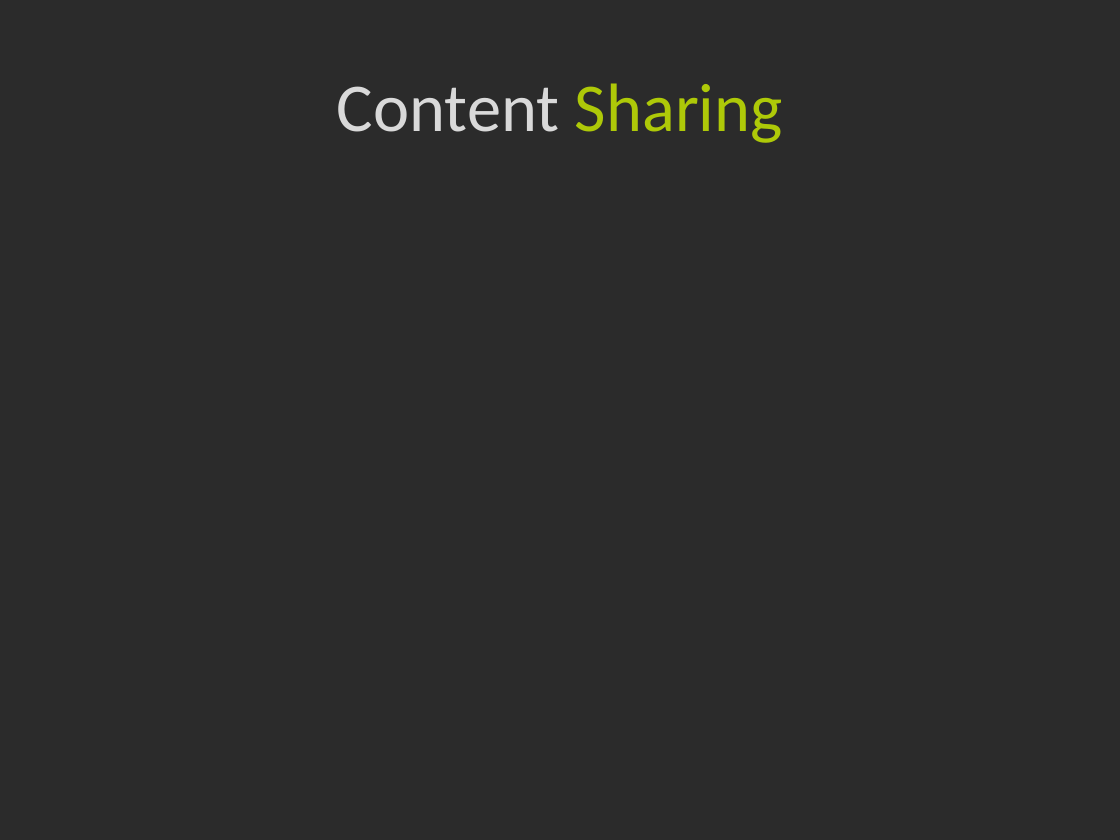
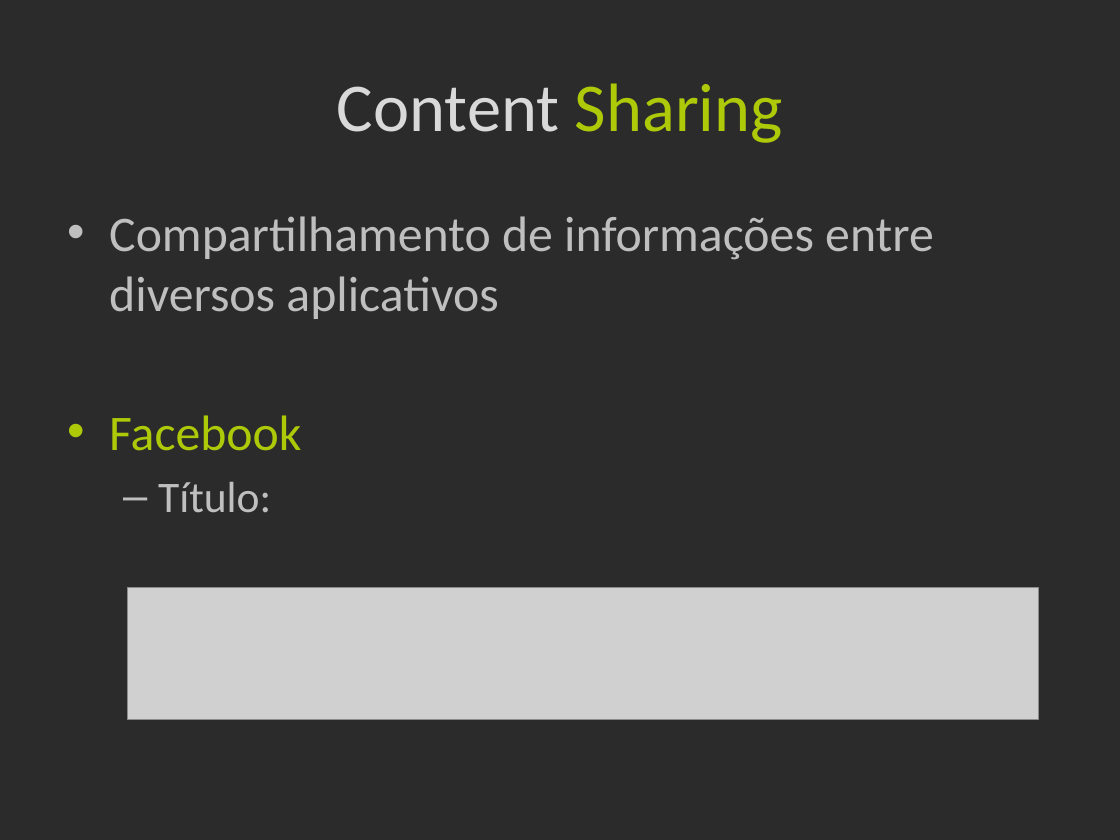
Before and after one commit to Frossard/HTML5-na-pratica, a slide deck: slide 27 of _Presentation/apresentacao.pptx. Drawn at 1120x840 pixels with LibreOffice and Linux fonts; fonts in the diff are those of the drawing; grey boxes stand for pictures; background and template pictures are left out; a plain dark background stands for a picture behind light text. Boxes give left, top, right and bottom in pixels: in the first picture for what was removed or moved away, otherwise in the second. Text is boxed around its words. In the diff, an @@ line names an element or a change of style, - is before the commit and + after.

Commit message:
Apresentação com content sharing

```diff
--- a/_Presentation/apresentacao.pptx
+++ b/_Presentation/apresentacao.pptx
@@ text added at <box>109,216,934,513</box>, 32 pt, text #BFBFBF @@
+• Compartilhamento de informações entre diversos aplicativos
+• Facebook
+  – Título:
@@ picture added at <box>128,588,1038,720</box> @@
```
Also in this commit, not shown: 4 slides added, 4 slides removed.
